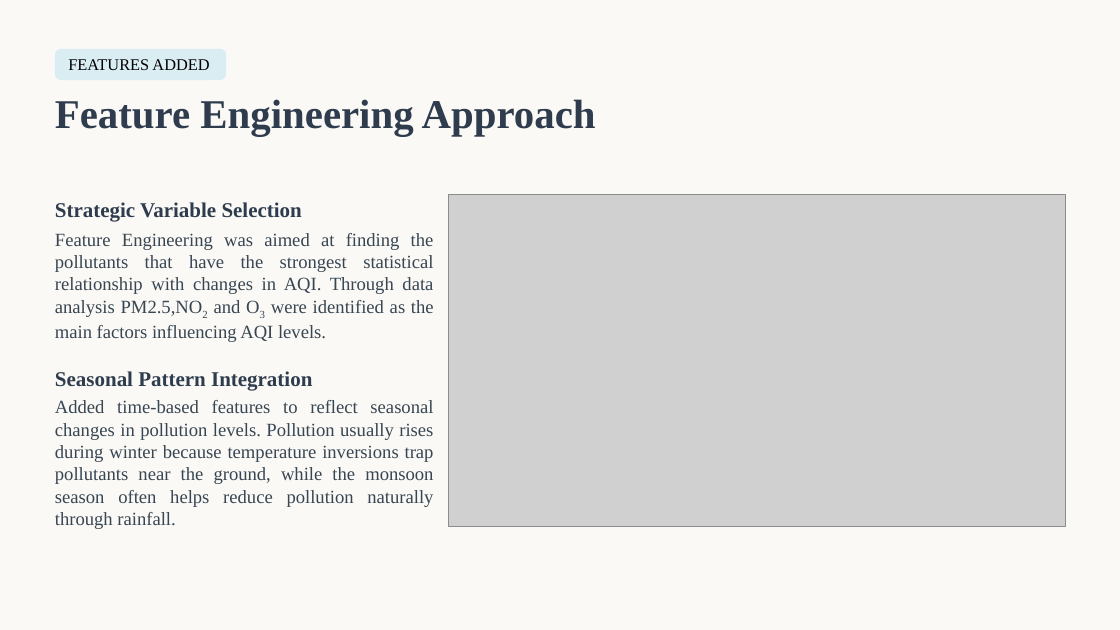
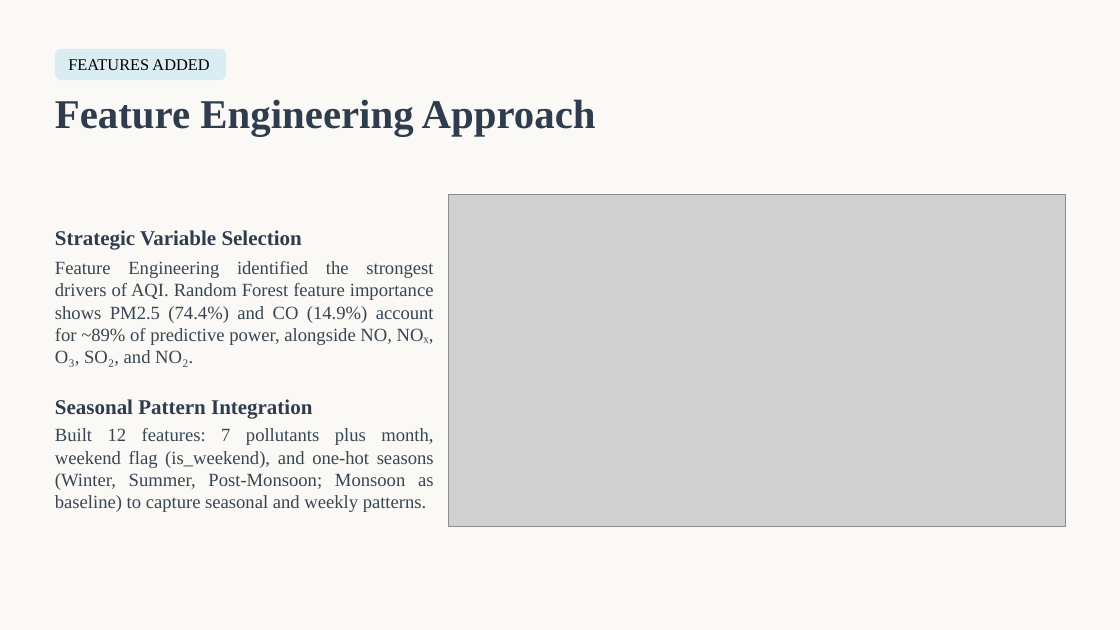
Before and after one commit to ishaangupta122/aqi-system, a slide deck: slide 6 of documents/aqi_ppt.pptx. Drawn at 1120x630 pixels with LibreOffice and Linux fonts; fonts in the diff are those of the drawing; grey boxes stand for pictures. Boxes give left, top, right and bottom in pixels: in the first picture for what was removed or moved away, otherwise in the second. Text is boxed around its words. In the diff, an @@ line names an element or a change of style, - is before the commit and + after.

```diff
--- a/documents/aqi_ppt.pptx
+++ b/documents/aqi_ppt.pptx
@@ text "Strategic Variable Selection" moved from (x1=55, y1=202, x2=302, y2=222) to (x1=55, y1=230, x2=302, y2=250) @@
@@ text at (x1=55, y1=261, x2=434, y2=367): text changed @@
-Feature Engineering was aimed at finding the pollutants that have the strongest statistical relationship with changes in AQI. Through data analysis PM2.5,NO2 and O3 were identified as the main factors influencing AQI levels.
+Feature Engineering identified the strongest drivers of AQI. Random Forest feature importance shows PM2.5 (74.4%) and CO (14.9%) account for ~89% of predictive power, alongside NO, NOₓ, O₃, SO₂, and NO₂.
@@ text "Seasonal Pattern Integration" moved from (x1=55, y1=371, x2=312, y2=391) to (x1=55, y1=399, x2=312, y2=419) @@
@@ text at (x1=55, y1=428, x2=434, y2=512): text changed @@
-Added time-based features to reflect seasonal changes in pollution levels. Pollution usually rises during winter because temperature inversions trap pollutants near the ground, while the monsoon season often helps reduce pollution naturally through rainfall.
+Built 12 features: 7 pollutants plus month, weekend flag (is_weekend), and one-hot seasons (Winter, Summer, Post-Monsoon; Monsoon as baseline) to capture seasonal and weekly patterns.
```
Also in this commit, not shown: 7 other slides changed, 3 other files.
